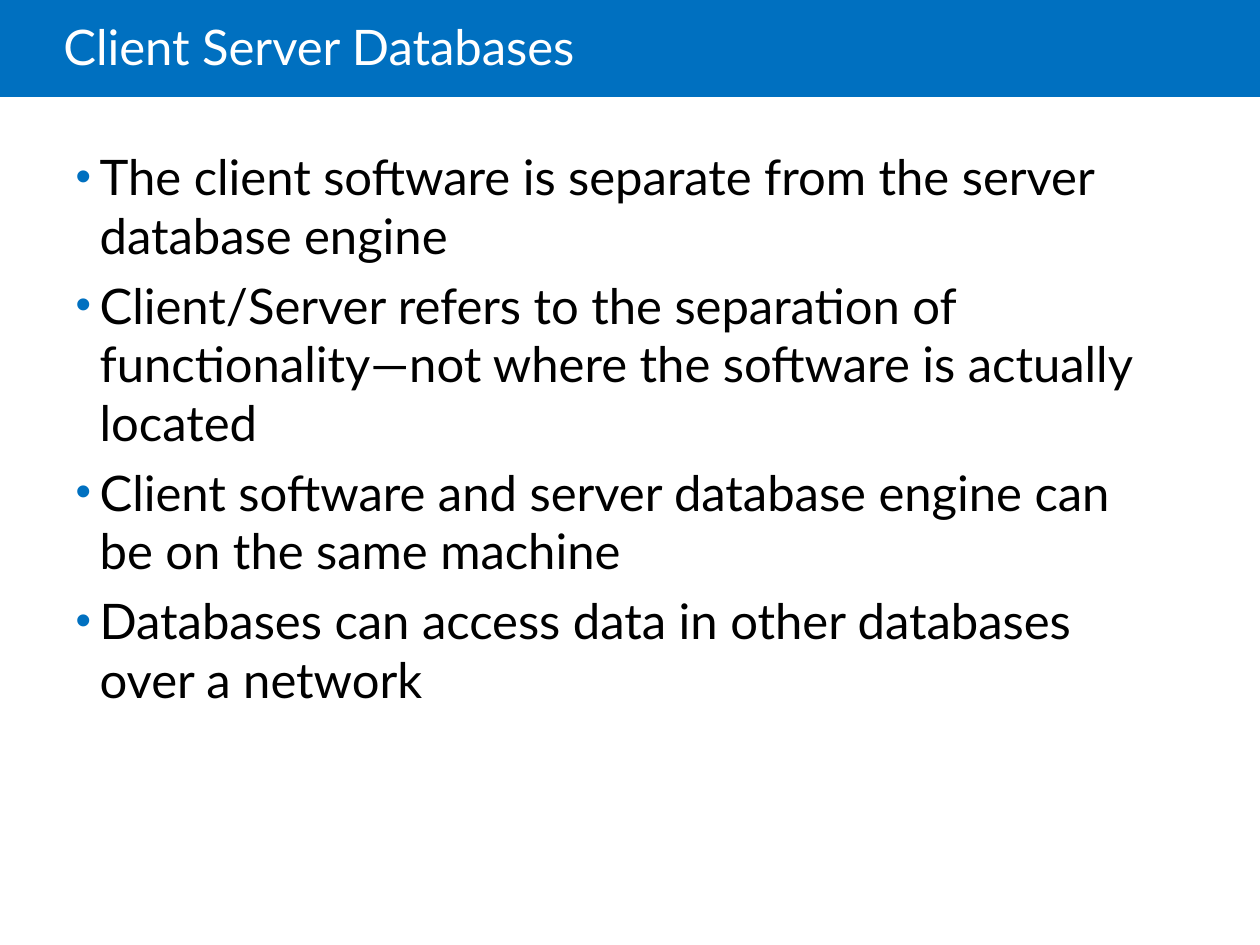
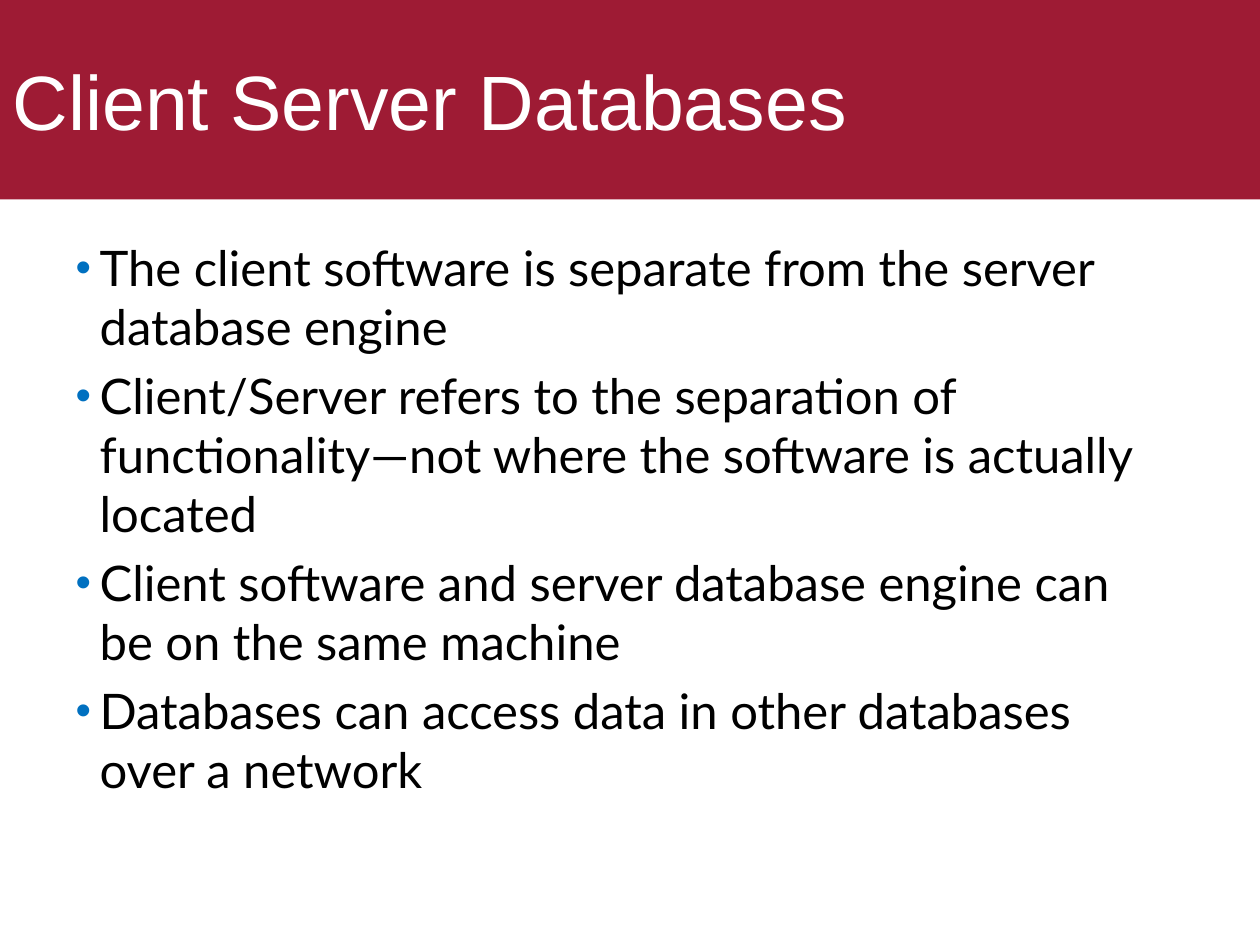
Before and after one commit to ekof-dss/teaching-samples-2021-22, a slide deck: slide 6 of presentations/05-03-ms-sql-server.ppt. Drawn at 1260x945 pixels with LibreOffice and Linux fonts; fonts in the diff are those of the drawing. Boxes give left, top, right and bottom in pixels: in the first picture for what was removed or moved away, otherwise in the second. Text is boxed around its words. In the diff, an @@ line names an element or a change of style, - is before the commit and + after.

```diff
--- a/presentations/05-03-ms-sql-server.ppt
+++ b/presentations/05-03-ms-sql-server.ppt
@@ title "Client Server Databases": place and size @@
-title "Client Server Databases" at [63, 29, 574, 66]
+title "Client Server Databases" at [0, 0, 1260, 199]
@@ title "Client Server Databases" at [0, 0, 1260, 199]: size 28 to 44 pt, font Lato to Arial; line spacing 0.85 to 1; fill none to #9E1B34 @@
@@ rectangle removed at [0, 0, 1260, 97] @@
@@ text "The client software is separate ...": place and size @@
-text "The client software is separate ..." at [100, 159, 1133, 699]
+text "The client software is separate ..." at [100, 250, 1133, 789]
```
Also in this commit, not shown: 14 other slides changed, 2 slides added, 8 slides removed, 23 other files.
